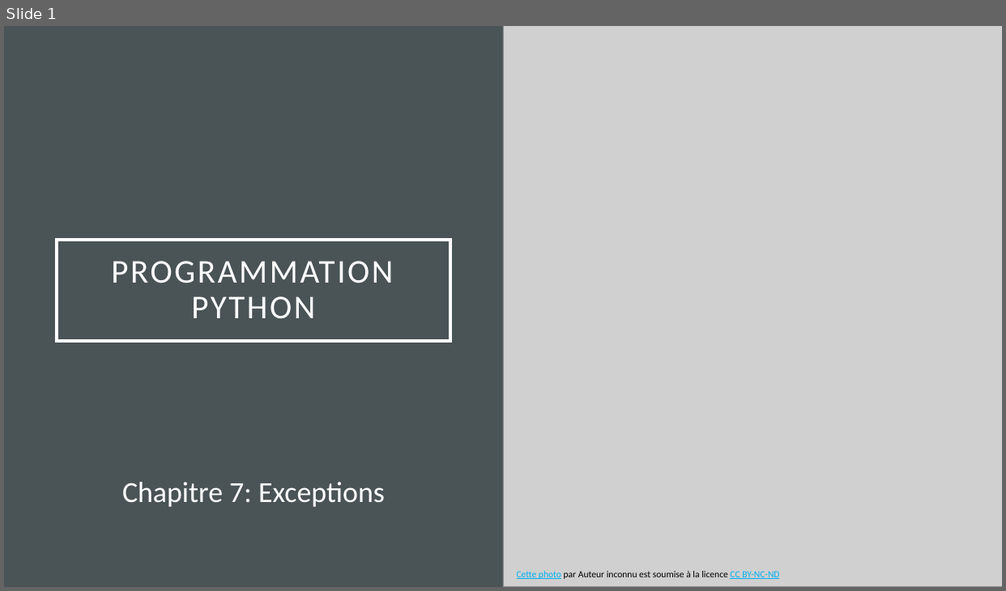
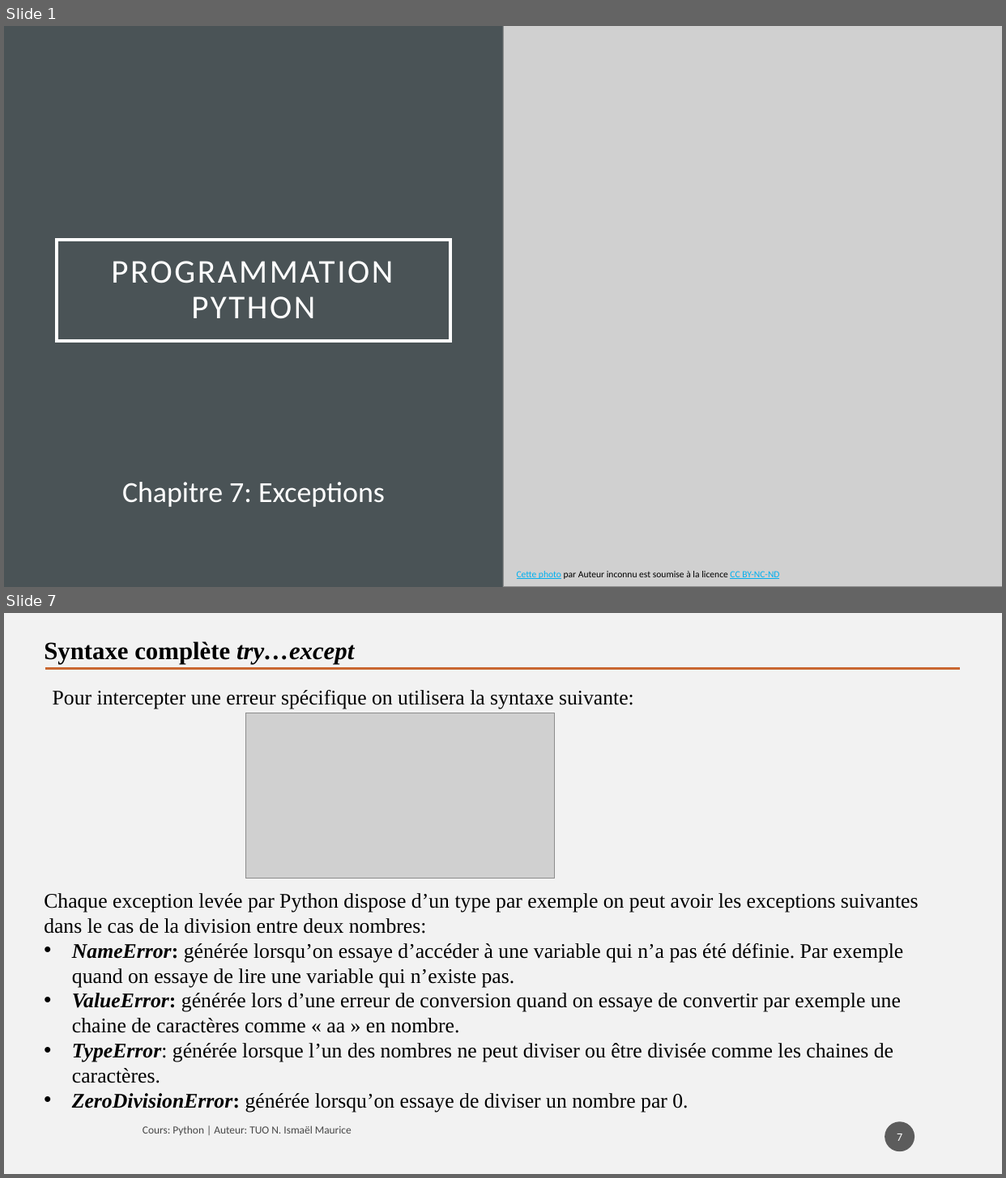
Before and after one commit to tisma95/cours-python, a slide deck: source/Chapitre 7 - Les exceptions.pptx. Shown one above the other, each under a label of ours: slide 1 before the commit, slides 1 and 7 after it; the slides between them are not shown. The pictures are 1006x591 and 1006x1178 pixels, drawn with LibreOffice and Linux fonts; fonts in the diff are those of the drawing; grey boxes stand for pictures. Boxes give left, top, right and bottom in pixels: in the first picture for what was removed or moved away, otherwise in the second. Text is boxed around its words. In the diff, an @@ line names an element or a change of style, - is before the commit and + after.

Commit message:
Feat(chp7): Rédaction chapitre sur les exceptions

```diff
--- a/source/Chapitre 7 - Les exceptions.pptx
+++ b/source/Chapitre 7 - Les exceptions.pptx
@@ slide 7 added at [4, 613, 1002, 1174], background #F2F2F2 @@
@@ text added at [44, 641, 354, 664], 24 pt, text #000000, bold @@
+Syntaxe complète try…except
@@ line added from (45, 668) to (960, 668), #C96731 2.5 pt @@
@@ text added at [53, 690, 634, 709], 20 pt, text #000000 @@
+Pour intercepter une erreur spécifique on utilisera la syntaxe suivante:
@@ picture added at [246, 713, 554, 879] @@
@@ text added at [44, 893, 918, 1112], 20 pt, text #000000 @@
+Chaque exception levée par Python dispose d’un type par exemple on peut avoir les exceptions suivantes dans le cas de la division entre deux nombres:
+• NameError: générée lorsqu’on essaye d’accéder à une variable qui n’a pas été définie. Par exemple quand on essaye de lire une variable qui n’existe pas.
+• ValueError: générée lors d’une erreur de conversion quand on essaye de convertir par exemple une chaine de caractères comme « aa » en nombre.
+• TypeError: générée lorsque l’un des nombres ne peut diviser ou être divisée comme les chaines de caractères.
+• ZeroDivisionError: générée lorsqu’on essaye de diviser un nombre par 0.
@@ page number added at [885, 1122, 915, 1152], fill #1D1D1D at 70% opacity, 11 pt, text #FFFFFF @@
+7
@@ text added at [143, 1126, 351, 1135], 10.5 pt, text #000000 at 70% opacity @@
+Cours: Python | Auteur: TUO N. Ismaël Maurice
```
Also in this commit, not shown: 4 slides changed, 13 other slides added, 11 other files.
